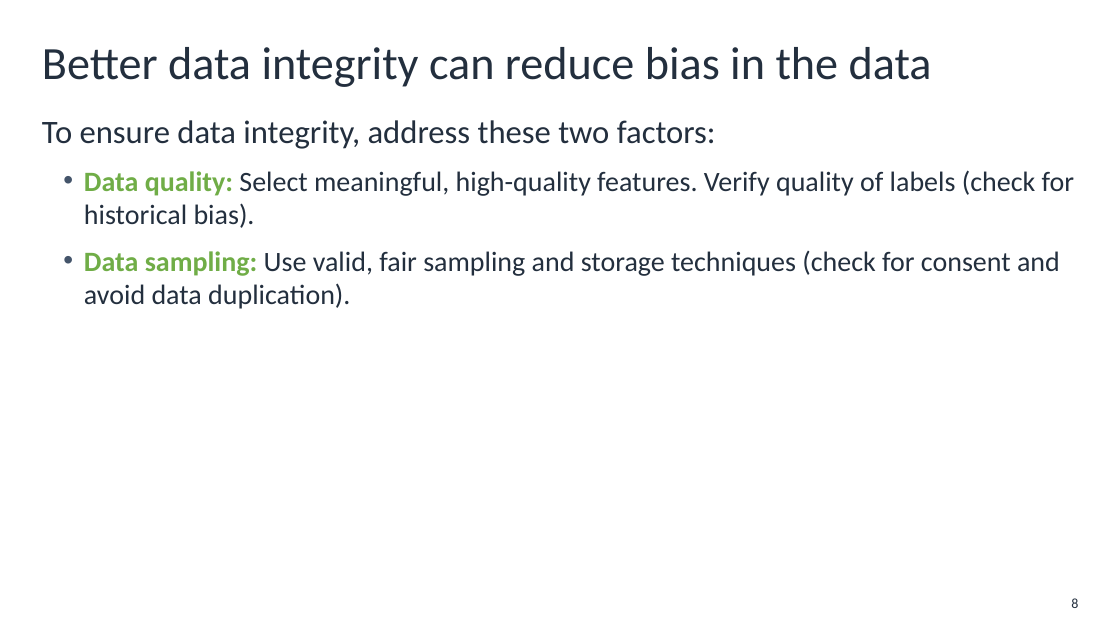
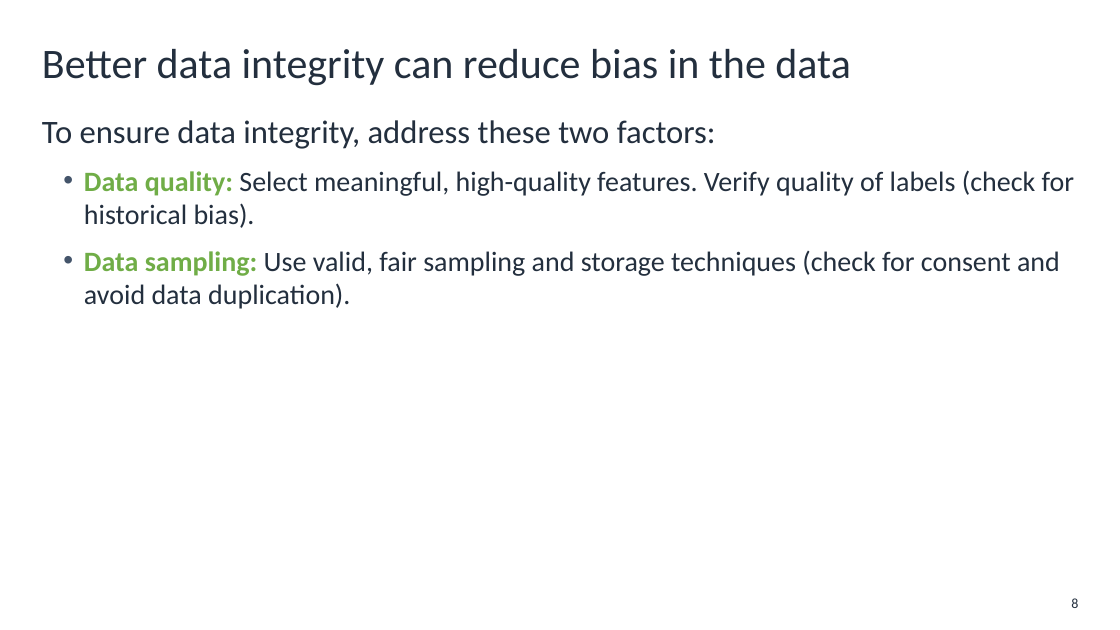
Before and after one commit to aws-mlu/aws-mlu-eep-traditional-ml, a slide deck: slide 8 of mlu-mlta/Lessons/DEV_MLUMLA-EN-M3-L2.pptx. Drawn at 1120x630 pixels with LibreOffice and Linux fonts; fonts in the diff are those of the drawing; background and template pictures are left out. Boxes give left, top, right and bottom in pixels: in the first picture for what was removed or moved away, otherwise in the second. Text is boxed around its words. In the diff, an @@ line names an element or a change of style, - is before the commit and + after.

```diff
--- a/mlu-mlta/Lessons/DEV_MLUMLA-EN-M3-L2.pptx
+++ b/mlu-mlta/Lessons/DEV_MLUMLA-EN-M3-L2.pptx
@@ title "Better data integrity can reduce ..." at [42,49,850,86]: size 39.6 to 36 pt @@
```
Also in this commit, not shown: 16 other files.
